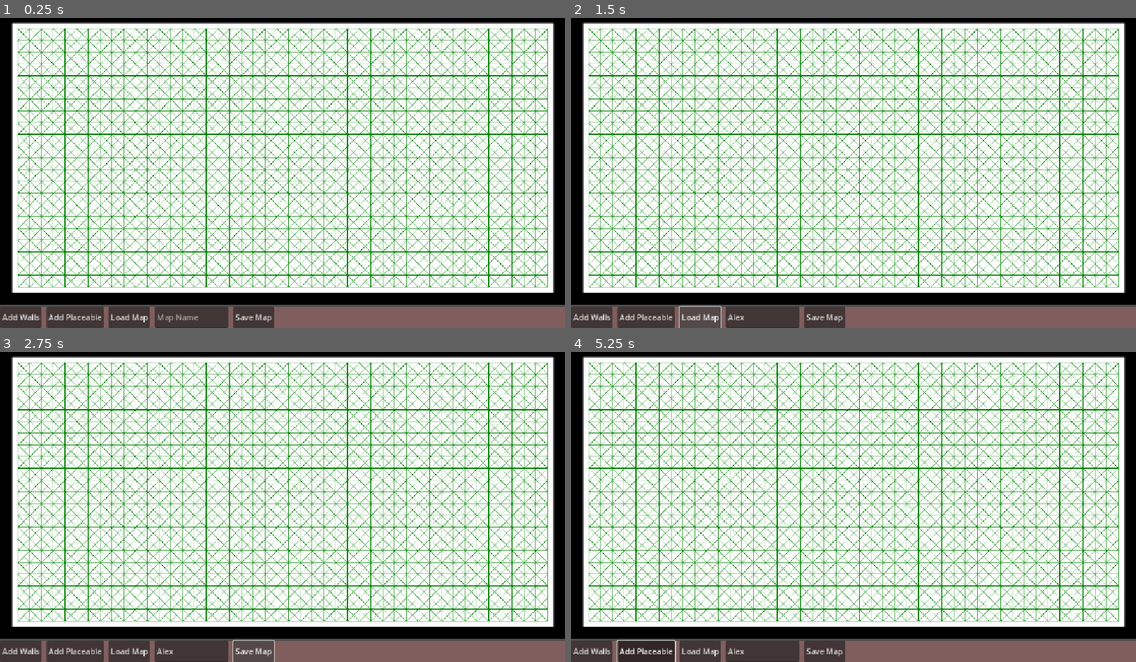
Above: before the commit, frames 1-4 (two rows, left to right).
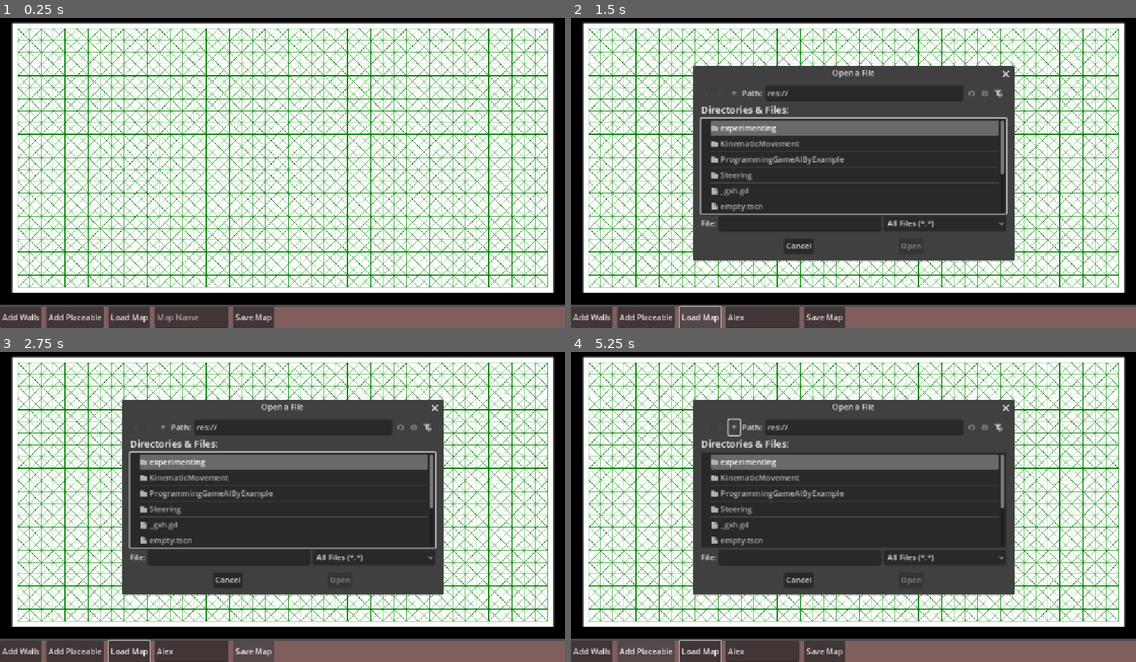
Above: after the commit, the same moments.

Repository: 702BH/GameAIProjects
Game: Godot game, scene res://ProgrammingGameAIByExample/Raven/Scenes/edit_map_scene.tscn
Same seed, same stepped clock (60 frames per second), same inputs: the game is played once before the commit and once after it. The project has no main scene, so this scene is started directly.
Inputs (mouse positions are in pixels of both pictures, inside the frame that each line leads up to):
- Up to frame 1 (0.25 s): no input
- Up to frame 2 (1.5 s): click (763, 318) at 0.52 s; type "Alex" at 0.6 s; click "Load Map" at 1.25 s
- Up to frame 3 (2.75 s): click "Save Map" at 2 s
- Up to frame 4 (5.25 s): click (734, 426) at 2.77 s; click (734, 426) at 3.52 s; click "Add Walls" at 4.25 s; click "Add Placeable" at 5 s

The runs differ from the first frame. In frame 2, 36% of the frame differs, in the area x 21-79%, y 15-79%; in frame 3, 36%; in frame 4, 37%, in the area x 8-79%, y 15-100%.

Commit message:
implemented map saving and loading in new map editor scene

Diff:
--- a/aiforgamesprojects/ProgrammingGameAIByExample/Raven/Raven_Service_Bus.gd
+++ b/aiforgamesprojects/ProgrammingGameAIByExample/Raven/Raven_Service_Bus.gd
@@ -27,11 +27,11 @@
 
 ## UI to map change mode
 signal mode_changed(mode: MapDrawing.tool_state)
-
 signal placeable_popup_submitted(data: SelectableData)
-
 signal load_pop_up()
-
+signal load_map_pressed()
+signal map_selected(path:String)
+signal map_save_request(name:String)
 
 # agent selections
 signal agent_selected(agent: RavenAgent)
--- /dev/null
+++ b/aiforgamesprojects/ProgrammingGameAIByExample/Raven/Scenes/UI/loading_popup.tscn
@@ -0,0 +1,38 @@
+[gd_scene load_steps=3 format=3 uid="uid://bwvvmioh0yweg"]
+
+[ext_resource type="Script" uid="uid://1augwl03xst2" path="res://ProgrammingGameAIByExample/Raven/loading_popup.gd" id="1_rjpiq"]
+[ext_resource type="Script" uid="uid://cnf7sipipte7q" path="res://ProgrammingGameAIByExample/Raven/animation.gd" id="2_xvge7"]
+
+[node name="LoadingPopup" type="Panel"]
+visible = false
+custom_minimum_size = Vector2(300, 300)
+anchors_preset = 8
+anchor_left = 0.5
+anchor_top = 0.5
+anchor_right = 0.5
+anchor_bottom = 0.5
+offset_left = -150.0
+offset_top = -150.0
+offset_right = 150.0
+offset_bottom = 150.0
+grow_horizontal = 2
+grow_vertical = 2
+script = ExtResource("1_rjpiq")
+
+[node name="VBoxContainer" type="VBoxContainer" parent="."]
+layout_mode = 1
+anchors_preset = 15
+anchor_right = 1.0
+anchor_bottom = 1.0
+grow_horizontal = 2
+grow_vertical = 2
+
+[node name="Label" type="Label" parent="VBoxContainer"]
+layout_mode = 2
+text = "Saving Map Please Wait"
+horizontal_alignment = 1
+
+[node name="animation" type="Control" parent="VBoxContainer"]
+layout_mode = 2
+size_flags_vertical = 3
+script = ExtResource("2_xvge7")
--- a/aiforgamesprojects/ProgrammingGameAIByExample/Raven/Scenes/UI/map_editor_buttons.gd
+++ b/aiforgamesprojects/ProgrammingGameAIByExample/Raven/Scenes/UI/map_editor_buttons.gd
@@ -1,8 +1,11 @@
 extends HBoxContainer
 
 
+@onready var map_name := $MapName
+
 func _ready() -> void:
 	RavenServiceBus.placeable_popup_submitted.connect(_on_popup_submitted.bind())
+	RavenServiceBus.map_selected.connect(_on_map_selected.bind())
 
 func _on_walls_toggled(toggled_on: bool) -> void:
 	if toggled_on:
@@ -22,3 +25,15 @@
 	for children in get_children():
 		if children is Button:
 			children.button_pressed = false
+
+
+func _on_load_map_pressed() -> void:
+	RavenServiceBus.load_map_pressed.emit()
+
+func _on_map_selected(file_path:String) -> void:
+	var file_name = file_path.get_slice("/", file_path.get_slice_count("/") -1)
+	map_name.text = file_name
+
+
+func _on_save_map_pressed() -> void:
+	RavenServiceBus.map_save_request.emit(str(map_name.text))
--- a/aiforgamesprojects/ProgrammingGameAIByExample/Raven/Scenes/UI/map_editor_buttons.tscn
+++ b/aiforgamesprojects/ProgrammingGameAIByExample/Raven/Scenes/UI/map_editor_buttons.tscn
@@ -37,3 +37,5 @@
 
 [connection signal="toggled" from="Walls" to="." method="_on_walls_toggled"]
 [connection signal="toggled" from="Placeables" to="." method="_on_placeables_toggled"]
+[connection signal="pressed" from="LoadMap" to="." method="_on_load_map_pressed"]
+[connection signal="pressed" from="SaveMap" to="." method="_on_save_map_pressed"]
--- a/aiforgamesprojects/ProgrammingGameAIByExample/Raven/Scenes/edit_map_scene.gd
+++ b/aiforgamesprojects/ProgrammingGameAIByExample/Raven/Scenes/edit_map_scene.gd
@@ -7,6 +7,7 @@
 @onready var ui_base:= $UI/UIBase
 @onready var world_sprite := $WorldSprite
 @onready var map_input := $MapDrawingInput
+@onready var map_popup := $MapSelection
 
 var resolution := 24.0
 var loaded_map := ""
@@ -26,3 +27,24 @@
 	World.initialise(width, height, resolution, cell_size)
 	World.graph = RavenGraph.new(false)
 	World.generate_grid()
+
+	# signals
+	RavenServiceBus.load_map_pressed.connect(_on_load_map_pressed.bind())
+	RavenServiceBus.map_selected.connect(_on_map_selected.bind())
+	RavenServiceBus.map_save_request.connect(_on_map_save_request.bind())
+
+func _on_map_selected(file_path:String) -> void:
+	World.load_world_from_file(file_path)
+
+func _on_load_map_pressed() -> void:
+	map_popup.root_subfolder = "res://ProgrammingGameAIByExample/Raven/Maps/"
+	map_popup.popup_centered()
+
+
+func _on_map_selection_file_selected(path: String) -> void:
+	RavenServiceBus.map_selected.emit(path)
+	map_popup.hide()
+
+
+func _on_map_save_request(name:String) -> void:
+	World.save_map(name)
--- a/aiforgamesprojects/ProgrammingGameAIByExample/Raven/Scenes/edit_map_scene.tscn
+++ b/aiforgamesprojects/ProgrammingGameAIByExample/Raven/Scenes/edit_map_scene.tscn
@@ -52,3 +52,11 @@
 [node name="WorldSprite" type="Sprite2D" parent="."]
 texture = SubResource("ViewportTexture_nvbnf")
 centered = false
+
+[node name="MapSelection" type="FileDialog" parent="."]
+title = "Open a File"
+ok_button_text = "Open"
+file_mode = 0
+use_native_dialog = true
+
+[connection signal="file_selected" from="MapSelection" to="." method="_on_map_selection_file_selected"]
--- a/aiforgamesprojects/ProgrammingGameAIByExample/Raven/World.gd
+++ b/aiforgamesprojects/ProgrammingGameAIByExample/Raven/World.gd
@@ -247,7 +247,7 @@
 				"column": col
 			})
 
-	var file_path = "res://ProgrammingGameAIByExample/Raven/Maps/" + file_name + ".json"
+	var file_path = "res://ProgrammingGameAIByExample/Raven/Maps/" + file_name
 
 	var file = FileAccess.open(file_path, FileAccess.WRITE)
 	var json_string = JSON.stringify(save_data)
